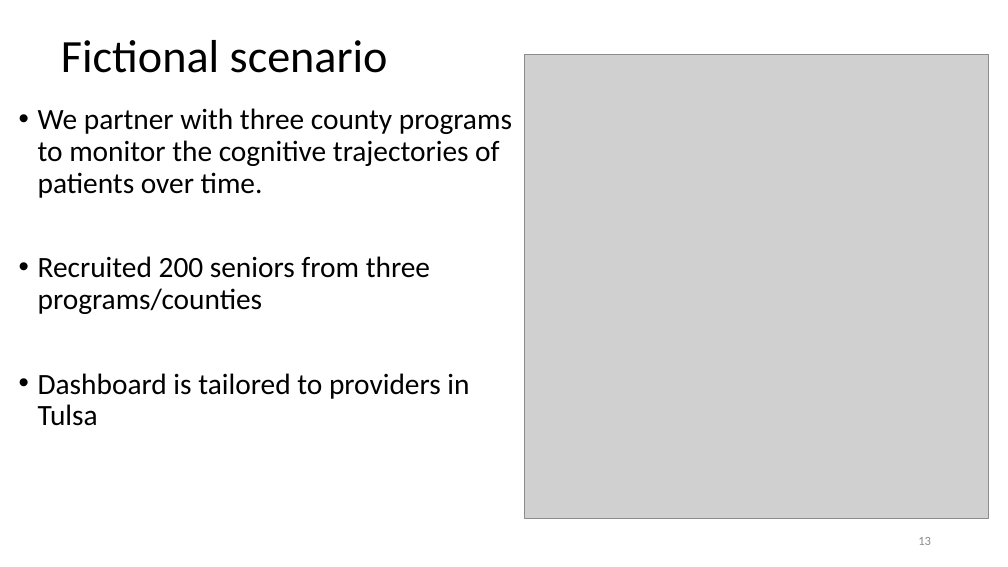
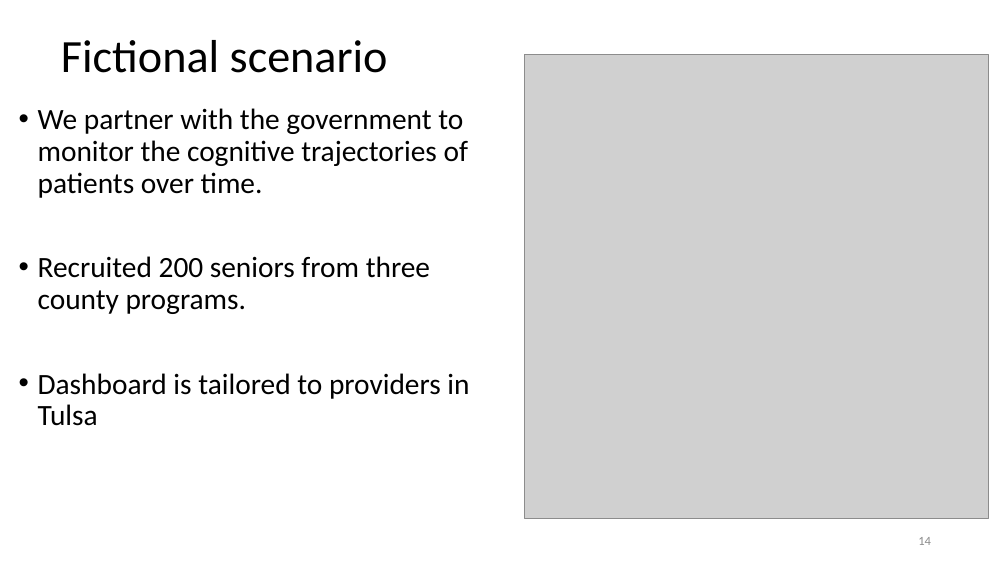
Before and after one commit to dss-ialh/displaying-health-data, a slide deck: slide 14 of documentation/products/beasley/dhd-2018-uvic-3-a-beasley-2018-11-29.pptx (slide 13 before the commit). Drawn at 1008x567 pixels with LibreOffice and Linux fonts; fonts in the diff are those of the drawing; grey boxes stand for pictures. Boxes give left, top, right and bottom in pixels: in the first picture for what was removed or moved away, otherwise in the second. Text is boxed around its words. In the diff, an @@ line names an element or a change of style, - is before the commit and + after.

```diff
--- a/documentation/products/beasley/dhd-2018-uvic-3-a-beasley-2018-11-29.pptx
+++ b/documentation/products/beasley/dhd-2018-uvic-3-a-beasley-2018-11-29.pptx
@@ text at [38, 108, 468, 314]: text changed @@
-• We partner with three county programs to monitor the cognitive trajectories of patients over time.
-• Recruited 200 seniors from three programs/counties
+• We partner with the government to monitor the cognitive trajectories of patients over time.
+• Recruited 200 seniors from three county programs.
@@ page number at [918, 537, 931, 545]: text changed @@
-13
+14
```
Also in this commit, not shown: 3 other slides changed, 3 slides added, 1 slide removed, 1 other file.
